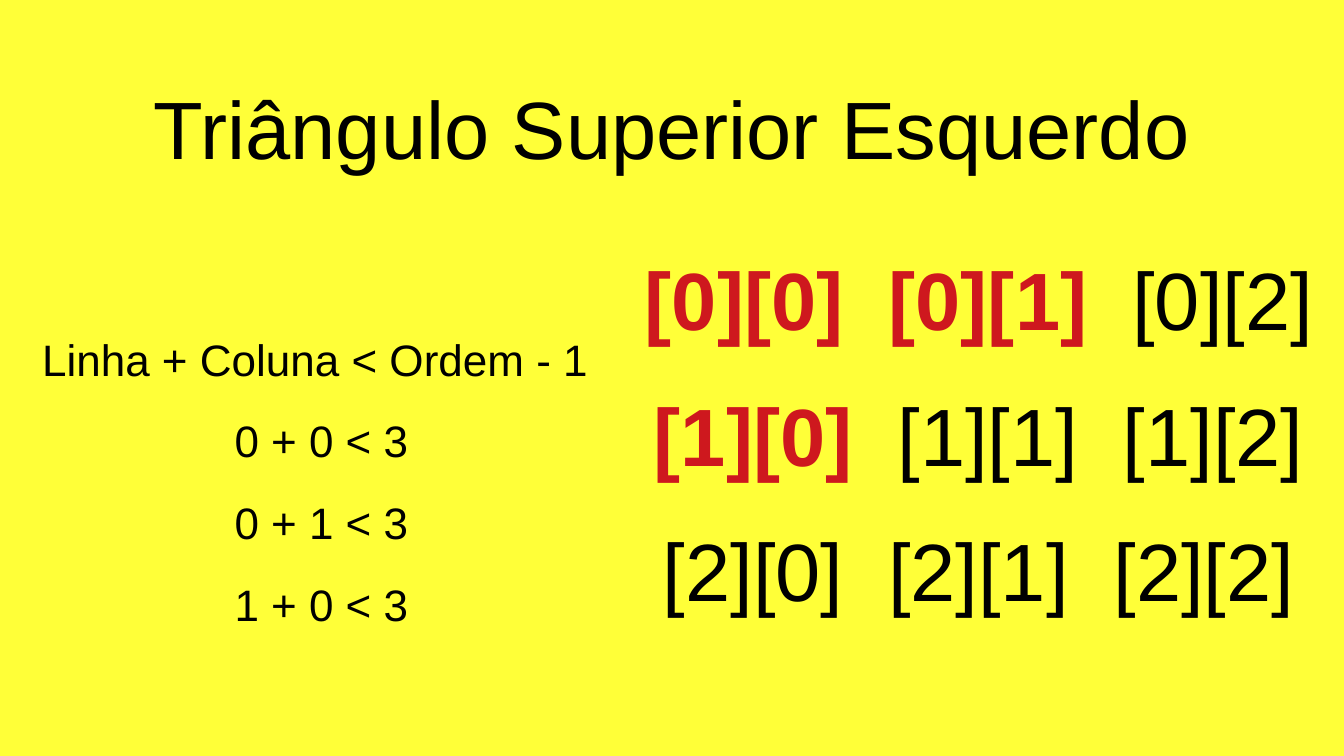
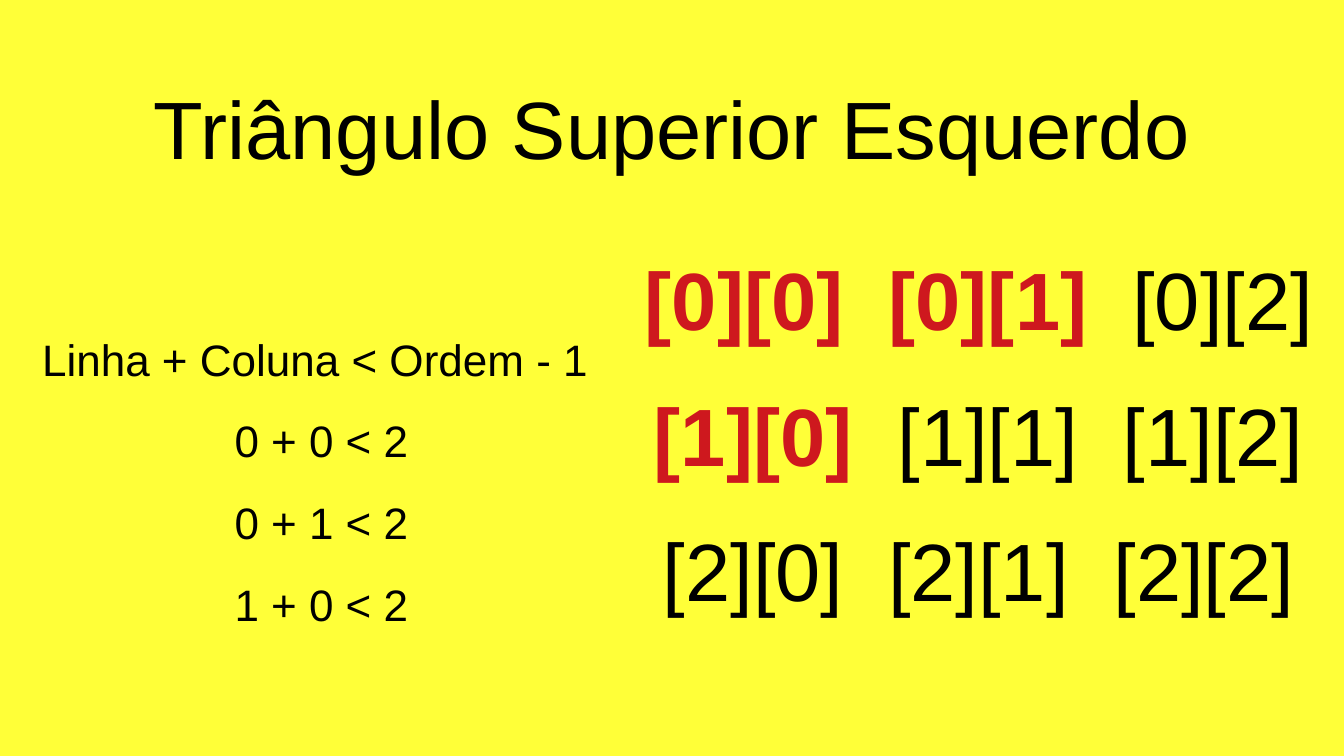
Before and after one commit to tthiagocarlosdev/TESTES, a slide deck: slide 22 of logica_algoritmo_javaScript/exerciciosJavaScript/matriz.odp. Drawn at 1344x756 pixels with LibreOffice and Linux fonts; fonts in the diff are those of the drawing. Boxes give left, top, right and bottom in pixels: in the first picture for what was removed or moved away, otherwise in the second. Text is boxed around its words. In the diff, an @@ line names an element or a change of style, - is before the commit and + after.

```diff
--- a/logica_algoritmo_javaScript/exerciciosJavaScript/matriz.odp
+++ b/logica_algoritmo_javaScript/exerciciosJavaScript/matriz.odp
@@ text at [235, 426, 408, 622]: text changed @@
-0 + 0 < 3
-0 + 1 < 3
-1 + 0 < 3
+0 + 0 < 2
+0 + 1 < 2
+1 + 0 < 2
```
Also in this commit, not shown: 1 other slide changed, 3 other files.
